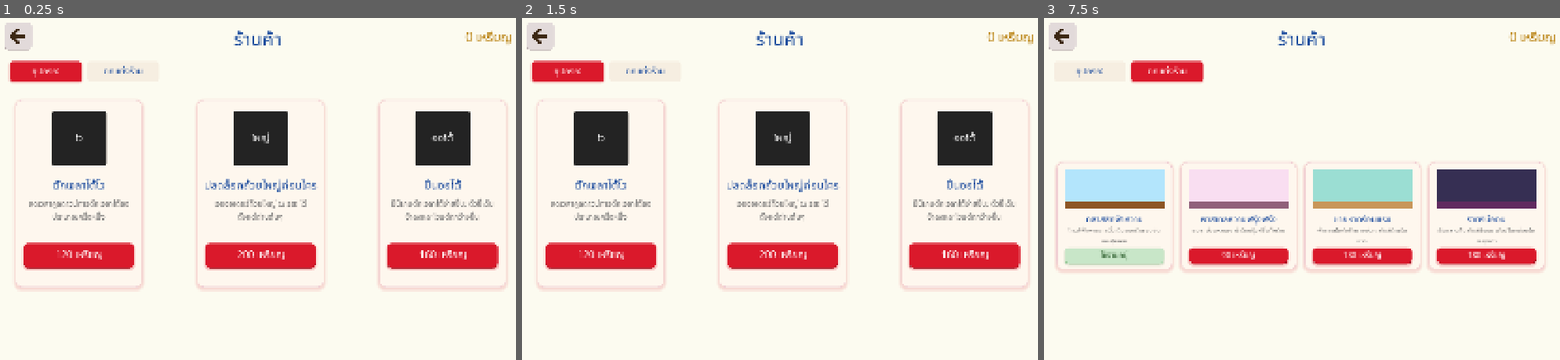
Above: before the commit, frames 1-3 (left to right).
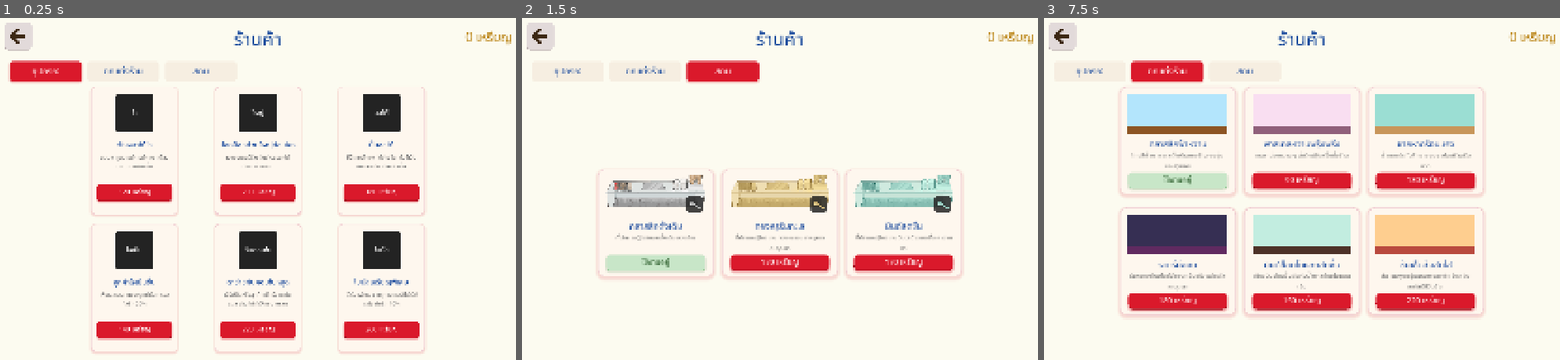
Above: after the commit, the same moments.

Repository: PEKZA007/PROJECT_2D_G4
Game: Godot game, scene res://Shop.tscn
Two runs of this game, one before a commit and one after it. Both use one fixed random seed, a clock stepped at 60 frames per second and the inputs below. This scene is started directly instead of the project's main scene.
Inputs (mouse positions are in pixels of both pictures, inside the frame that each line leads up to):
- Up to frame 1 (0.25 s): no input
- Up to frame 2 (1.5 s): click "120 เหรียญ" at 0.5 s; click (723, 72) at 1.25 s, where only the run after the commit has a clickable "สกิน"
- Up to frame 3 (7.5 s): click (1307, 257) at 2 s, where only the run before the commit has a clickable "200 เหรียญ"; click (1302, 264) at 2.75 s, where only the run after the commit has a clickable "170 เหรียญ"; click (1487, 257) at 3.5 s, where only the run before the commit has a clickable "160 เหรียญ"; click "อุปกรณ์" at 4.25 s; click (1178, 329) at 5 s, where only the run after the commit has a clickable "140 เหรียญ"; click (1302, 329) at 5.75 s, where only the run after the commit has a clickable "220 เหรียญ"; click (1425, 329) at 6.5 s, where only the run after the commit has a clickable "260 เหรียญ"; click "ตกแต่งร้าน" at 7.25 s

The runs differ from the first frame. In frame 1, 23% of the frame differs, in the area x 2-99%, y 14-99%; in frame 2, 21%; in frame 3, 34%, in the area x 2-98%, y 14-88%.

Commit message:
v.2.0.7
add more skill and skin

Diff:
--- a/CursorFX.gd
+++ b/CursorFX.gd
@@ -23,8 +23,14 @@
 }
 
 
+# ตอน "ว่าง" (ไม่ได้ลากรสอะไรอยู่) ใช้ภาพที่ตักตามสกินที่ผู้เล่นสวมใส่อยู่
+# (ระหว่างลากรสชาติ ยังคงใช้สีตามรสจาก BY_FLAVOR เหมือนเดิม ไม่เกี่ยวกับสกิน)
 static func set_empty() -> void:
-	Input.set_custom_mouse_cursor(EMPTY, Input.CURSOR_ARROW, HOTSPOT)
+	var skin: Dictionary = SkinData.get_skin(GameState.equipped_skin)
+	var tex: Texture2D = load(skin.get("cursor_texture", "")) as Texture2D
+	if tex == null:
+		tex = EMPTY
+	Input.set_custom_mouse_cursor(tex, Input.CURSOR_ARROW, HOTSPOT)
 
 
 static func set_flavor(key: String) -> void:
--- a/DecorData.gd
+++ b/DecorData.gd
@@ -48,9 +48,29 @@
 		"combo_color": Color(0.972549, 0.564706, 0.243137, 1),
 		"message_color": Color(0.964706, 0.505882, 0.505882, 1),
 	},
+	"mint_choc": {
+		"name": "มินต์ช็อกโกแลตสดชื่น",
+		"desc": "เขียวมินต์สดชื่นตัดกับน้ำตาลช็อกโกแลตเข้ม",
+		"price": 150,
+		"background": Color(0.760784, 0.929412, 0.878431, 1),
+		"counter": Color(0.301961, 0.196078, 0.156863, 1),
+		"text_color": Color(0.117647, 0.219608, 0.180392, 1),
+		"combo_color": Color(0.0784314, 0.517647, 0.4, 1),
+		"message_color": Color(0.376471, 0.243137, 0.164706, 1),
+	},
+	"sunset_citrus": {
+		"name": "ซันเซ็ตส้มสดใส",
+		"desc": "ส้ม-ชมพูอบอุ่นแบบพระอาทิตย์ตกดิน สดใสมีชีวิตชีวา",
+		"price": 220,
+		"background": Color(0.996078, 0.807843, 0.560784, 1),
+		"counter": Color(0.72549, 0.290196, 0.243137, 1),
+		"text_color": Color(0.294118, 0.121569, 0.0941176, 1),
+		"combo_color": Color(0.827451, 0.184314, 0.243137, 1),
+		"message_color": Color(0.560784, 0.164706, 0.286275, 1),
+	},
 }
 
-const THEME_ORDER := ["classic", "pastel", "tropical", "midnight"]
+const THEME_ORDER := ["classic", "pastel", "tropical", "midnight", "mint_choc", "sunset_citrus"]
 
 
 static func get_theme(key: String) -> Dictionary:
--- a/Game.gd
+++ b/Game.gd
@@ -48,6 +48,7 @@
 
 var is_running := true
 var _space_was_pressed := false
+var _combo_saver_used := false   # ใช้สิทธิ์ "ตาข่ายกันคอมโบหลุด" ไปแล้วในด่านนี้หรือยัง
 
 # --- Scoop cooldown + rhythm challenge state (ใช้เฉพาะตอนตักเจลาโต้) ---
 var scoop_state: int = ScoopState.IDLE
@@ -65,6 +66,7 @@
 # --- Node references (all real nodes, defined in Game.tscn) ---
 @onready var background_rect: ColorRect = $Background
 @onready var counter_rect: ColorRect = $Counter
+@onready var counter_art: TextureRect = $CounterArt
 @onready var run_coins_label: Label = $CoinsLabel
 @onready var progress_label: Label = $ProgressLabel
 @onready var combo_label: Label = $ComboLabel
@@ -103,6 +105,7 @@
 	level = GameState.get_level(level_id)
 	randomize()
 	_apply_decor_theme()
+	_apply_skin()
 
 	for p in CUSTOMER_TEXTURE_PATHS:
 		var tex := load(p)
@@ -152,6 +155,13 @@
 	progress_label.add_theme_color_override("font_color", decor["text_color"])
 	combo_label.add_theme_color_override("font_color", decor["combo_color"])
 	message_label.add_theme_color_override("font_color", decor["message_color"])
+
+
+func _apply_skin() -> void:
+	var skin: Dictionary = SkinData.get_skin(GameState.equipped_skin)
+	var tex: Texture2D = load(skin.get("counter_texture", "")) as Texture2D
+	if tex:
+		counter_art.texture = tex
 
 
 func _setup_audio() -> void:
@@ -317,6 +327,8 @@
 	order_label.text = text
 
 	patience_max = max(12.0, 20.0 - customers_served * 0.3)
+	if GameState.upgrade_patience_boost:
+		patience_max *= 1.2
 	patience_time = patience_max
 	patience_bar.max_value = patience_max
 	patience_bar.value = patience_max
@@ -516,6 +528,8 @@
 		for k in order_toppings:
 			value_sum += int(GelatoData.TOPPINGS[k]["value"])
 		var reward := 5 + value_sum + combo * 3
+		if GameState.upgrade_coin_boost:
+			reward = int(round(reward * 1.1))
 		coins_earned += reward
 		combo += 1
 		max_combo = max(max_combo, combo)
@@ -539,8 +553,12 @@
 
 func _customer_left(satisfied: bool) -> void:
 	if not satisfied:
-		combo = 0
-		message_label.text = "ลูกค้าเดินหนีไปแล้ว"
+		if GameState.upgrade_combo_saver and not _combo_saver_used and combo > 0:
+			_combo_saver_used = true
+			message_label.text = "ลูกค้าเดินหนีไปแล้ว! (ตาข่ายกันคอมโบช่วยไว้)"
+		else:
+			combo = 0
+			message_label.text = "ลูกค้าเดินหนีไปแล้ว"
 		SFX.play("error")
 	customers_served += 1
 	current_order = {}
--- a/GameState.gd
+++ b/GameState.gd
@@ -16,6 +16,9 @@
 var upgrade_fast_scoop := false      # "ตักเจลาโต้ไว" -> ลดเวลาคูลดาวน์การตัก
 var upgrade_expand_counter := false  # "ขยายตู้" -> ถ้วยใส่วัตถุดิบได้เพิ่ม 1 ชิ้น
 var upgrade_auto_churn := false      # "ปั่นออโต้" -> มินิเกมตักเจลาโต้ง่ายขึ้น
+var upgrade_patience_boost := false  # "ลูกค้าใจเย็นขึ้น" -> เพิ่มเวลาอดทนของลูกค้า 20%
+var upgrade_combo_saver := false     # "ตาข่ายกันคอมโบหลุด" -> เสิร์ฟผิดครั้งแรกในด่านไม่ทำคอมโบหลุด
+var upgrade_coin_boost := false      # "โบนัสเหรียญพิเศษ" -> ได้เหรียญจากทุกออเดอร์เพิ่ม 10%
 
 # --- Decor: ธีมตกแต่งร้าน ซื้อ/สวมใส่ได้ในร้านค้า ("classic" ฟรีตั้งแต่แรก) ---
 var owned_decor := {
@@ -23,8 +26,18 @@
 	"pastel": false,
 	"tropical": false,
 	"midnight": false,
+	"mint_choc": false,
+	"sunset_citrus": false,
 }
 var equipped_decor := "classic"
+
+# --- Skins: สกินที่ตัก/เคาน์เตอร์โชว์ของ ซื้อ/สวมใส่ได้ในร้านค้า ("classic" ฟรีตั้งแต่แรก) ---
+var owned_skins := {
+	"classic": true,
+	"gold": false,
+	"mint": false,
+}
+var equipped_skin := "classic"
 
 # --- Levels ---
 # stars: 0-3, unlocked: bool, max_order_size: จำนวนรสเจลาโต้สูงสุดต่อออเดอร์
@@ -102,6 +115,12 @@
 		upgrade_expand_counter = true
 	elif key == "auto":
 		upgrade_auto_churn = true
+	elif key == "patience_boost":
+		upgrade_patience_boost = true
+	elif key == "combo_saver":
+		upgrade_combo_saver = true
+	elif key == "coin_boost":
+		upgrade_coin_boost = true
 	save_game()
 	return true
 
@@ -124,14 +143,39 @@
 	save_game()
 
 
+func buy_skin(key: String, price: int) -> bool:
+	if owned_skins.get(key, false):
+		return false
+	if coins < price:
+		return false
+	coins -= price
+	owned_skins[key] = true
+	save_game()
+	return true
+
+
+func equip_skin(key: String) -> void:
+	if not owned_skins.get(key, false):
+		return
+	equipped_skin = key
+	save_game()
+
+
 # มีความคืบหน้าที่จะเสียไปหรือยัง (ใช้ตัดสินใจว่าต้องถามยืนยันก่อนกด "เกมใหม่" หรือเปล่า)
 func has_progress() -> bool:
 	if coins > 0 or upgrade_fast_scoop or upgrade_expand_counter or upgrade_auto_churn:
 		return true
+	if upgrade_patience_boost or upgrade_combo_saver or upgrade_coin_boost:
+		return true
 	if equipped_decor != "classic":
 		return true
 	for k in owned_decor.keys():
 		if k != "classic" and owned_decor[k]:
+			return true
+	if equipped_skin != "classic":
+		return true
+	for k in owned_skins.keys():
+		if k != "classic" and owned_skins[k]:
 			return true
 	if levels[0]["stars"] > 0:
 		return true
@@ -148,9 +192,15 @@
 	upgrade_fast_scoop = false
 	upgrade_expand_counter = false
 	upgrade_auto_churn = false
+	upgrade_patience_boost = false
+	upgrade_combo_saver = false
+	upgrade_coin_boost = false
 	for k in owned_decor.keys():
 		owned_decor[k] = (k == "classic")
 	equipped_decor = "classic"
+	for k in owned_skins.keys():
+		owned_skins[k] = (k == "classic")
+	equipped_skin = "classic"
 	seen_chapters.clear()
 	for i in levels.size():
 		levels[i]["stars"] = 0
@@ -193,8 +243,13 @@
 		"upgrade_fast_scoop": upgrade_fast_scoop,
 		"upgrade_expand_counter": upgrade_expand_counter,
 		"upgrade_auto_churn": upgrade_auto_churn,
+		"upgrade_patience_boost": upgrade_patience_boost,
+		"upgrade_combo_saver": upgrade_combo_saver,
+		"upgrade_coin_boost": upgrade_coin_boost,
 		"owned_decor": owned_decor,
 		"equipped_decor": equipped_decor,
+		"owned_skins": owned_skins,
+		"equipped_skin": equipped_skin,
 		"levels": levels,
 		"seen_chapters": seen_chapters,
 		"sfx_enabled": sfx_enabled,
@@ -224,6 +279,9 @@
 	upgrade_fast_scoop = bool(parsed.get("upgrade_fast_scoop", upgrade_fast_scoop))
 	upgrade_expand_counter = bool(parsed.get("upgrade_expand_counter", upgrade_expand_counter))
 	upgrade_auto_churn = bool(parsed.get("upgrade_auto_churn", upgrade_auto_churn))
+	upgrade_patience_boost = bool(parsed.get("upgrade_patience_boost", upgrade_patience_boost))
+	upgrade_combo_saver = bool(parsed.get("upgrade_combo_saver", upgrade_combo_saver))
+	upgrade_coin_boost = bool(parsed.get("upgrade_coin_boost", upgrade_coin_boost))
 
 	var loaded_decor = parsed.get("owned_decor", null)
 	if typeof(loaded_decor) == TYPE_DICTIONARY:
@@ -235,6 +293,16 @@
 	if not owned_decor.get(equipped_decor, false):
 		equipped_decor = "classic"
 
+	var loaded_skins = parsed.get("owned_skins", null)
+	if typeof(loaded_skins) == TYPE_DICTIONARY:
+		for k in loaded_skins.keys():
+			if owned_skins.has(k):
+				owned_skins[k] = bool(loaded_skins[k])
+	owned_skins["classic"] = true
+	equipped_skin = str(parsed.get("equipped_skin", equipped_skin))
+	if not owned_skins.get(equipped_skin, false):
+		equipped_skin = "classic"
+
 	# เก็บเฉพาะ "stars" กับ "unlocked" ของแต่ละด่าน ไม่แตะพารามิเตอร์ออกแบบด่าน
 	# (target_customers/max_order_size) เผื่ออนาคตปรับสมดุลด่านใหม่
 	var loaded_levels = parsed.get("levels", null)
--- a/Shop.gd
+++ b/Shop.gd
@@ -9,6 +9,9 @@
 	{"key": "fast_scoop", "icon": "ไว", "title": "ตักเจลาโต้ไว", "desc": "ลดเวลาคูลดาวน์การตักเจลาโต้ลงประมาณครึ่งหนึ่ง", "price": 120},
 	{"key": "expand_counter", "icon": "ใหญ่", "title": "ปลดล็อกถ้วยใหญ่ก่อนใคร", "desc": "เจอออเดอร์ถ้วยใหญ่ (2 รส) ได้ ตั้งแต่ด่านต้นๆ", "price": 200},
 	{"key": "auto", "icon": "ออโต้", "title": "ปั่นออโต้", "desc": "มินิเกมตักเจลาโต้ง่ายขึ้น: ตัวชี้เดินช้าลงและโซนตักกว้างขึ้น", "price": 160},
+	{"key": "patience_boost", "icon": "ใจเย็น", "title": "ลูกค้าใจเย็นขึ้น", "desc": "เพิ่มเวลาอดทนของลูกค้าในการรอคิวอีก 20%", "price": 140},
+	{"key": "combo_saver", "icon": "กันคอมโบ", "title": "ตาข่ายกันคอมโบหลุด", "desc": "เสิร์ฟผิดหรือลูกค้าหนีครั้งแรกในแต่ละด่าน ไม่ทำให้คอมโบหลุด", "price": 220},
+	{"key": "coin_boost", "icon": "โบนัส", "title": "โบนัสเหรียญพิเศษ", "desc": "ได้รับเหรียญจากทุกออเดอร์ที่เสิร์ฟถูกใจเพิ่มอีก 10%", "price": 260},
 ]
 
 const TAB_STYLE_INACTIVE := preload("res://theme/style_tab_button.tres")
@@ -20,18 +23,26 @@
 @onready var coin_label: Label = $CoinLabel
 @onready var tab_equipment_button: Button = $Tabs/EquipmentTabButton
 @onready var tab_decor_button: Button = $Tabs/DecorTabButton
+@onready var tab_skin_button: Button = $Tabs/SkinTabButton
 @onready var equipment_page: Control = $EquipmentPage
 @onready var decor_page: Control = $DecorPage
+@onready var skin_page: Control = $SkinPage
 
 @onready var equipment_cards: Array = [
 	$EquipmentPage/Card1, $EquipmentPage/Card2, $EquipmentPage/Card3,
+	$EquipmentPage/Card4, $EquipmentPage/Card5, $EquipmentPage/Card6,
 ]
 @onready var decor_cards: Array = [
-	$DecorPage/Card1, $DecorPage/Card2, $DecorPage/Card3, $DecorPage/Card4,
+	$DecorPage/Card1, $DecorPage/Card2, $DecorPage/Card3,
+	$DecorPage/Card4, $DecorPage/Card5, $DecorPage/Card6,
+]
+@onready var skin_cards: Array = [
+	$SkinPage/Card1, $SkinPage/Card2, $SkinPage/Card3,
 ]
 @onready var tab_buttons: Dictionary = {
 	"equipment": tab_equipment_button,
 	"decor": tab_decor_button,
+	"skin": tab_skin_button,
 }
 
 
@@ -40,12 +51,16 @@
 	back_button.pressed.connect(func(): get_tree().change_scene_to_file("res://LevelSelect.tscn"))
 	tab_equipment_button.pressed.connect(func(): _switch_tab("equipment"))
 	tab_decor_button.pressed.connect(func(): _switch_tab("decor"))
+	tab_skin_button.pressed.connect(func(): _switch_tab("skin"))
 
 	for c in equipment_cards:
 		c.buy_pressed.connect(_on_buy_equipment)
 	for c in decor_cards:
 		c.buy_pressed.connect(_on_buy_decor)
 		c.equip_pressed.connect(_on_equip_decor)
+	for c in skin_cards:
+		c.buy_pressed.connect(_on_buy_skin)
+		c.equip_pressed.connect(_on_equip_skin)
 
 	_refresh_all()
 	_switch_tab("equipment")
@@ -54,6 +69,7 @@
 func _switch_tab(tab: String) -> void:
 	equipment_page.visible = (tab == "equipment")
 	decor_page.visible = (tab == "decor")
+	skin_page.visible = (tab == "skin")
 
 	for key in tab_buttons.keys():
 		var btn: Button = tab_buttons[key]
@@ -89,6 +105,13 @@
 		var equipped: bool = GameState.equipped_decor == key
 		decor_cards[i].configure(key, info, owned, equipped)
 
+	for i in skin_cards.size():
+		var key: String = SkinData.SKIN_ORDER[i]
+		var info: Dictionary = SkinData.SKINS[key]
+		var owned: bool = GameState.owned_skins.get(key, false)
+		var equipped: bool = GameState.equipped_skin == key
+		skin_cards[i].configure(key, info, owned, equipped)
+
 
 func _on_buy_equipment(key: String, price: int) -> void:
 	if not GameState.buy_equipment(key, price):
@@ -110,3 +133,18 @@
 	GameState.equip_decor(key)
 	SFX.play("click")
 	_refresh_all()
+
+
+func _on_buy_skin(key: String, price: int) -> void:
+	if not GameState.buy_skin(key, price):
+		SFX.play("error")
+		return
+	SFX.play("coin")
+	_refresh_all()
+
+
+func _on_equip_skin(key: String) -> void:
+	GameState.equip_skin(key)
+	SFX.play("click")
+	_refresh_all()
+	CursorFX.set_empty()
--- a/Shop.tscn
+++ b/Shop.tscn
@@ -7,6 +7,7 @@
 [ext_resource type="StyleBoxFlat" path="res://theme/style_tab_button_active.tres" id="7"]
 [ext_resource type="PackedScene" path="res://DecorCard.tscn" id="8"]
 [ext_resource type="Texture2D" path="res://assets/icons/arrow_back.svg" id="9"]
+[ext_resource type="PackedScene" path="res://SkinCard.tscn" id="10"]
 
 [node name="Shop" type="Node2D"]
 script = ExtResource("1")
@@ -58,7 +59,7 @@
 [node name="Tabs" type="HBoxContainer" parent="."]
 offset_left = 200.625
 offset_top = 151.875
-offset_right = 875.625
+offset_right = 900.0
 offset_bottom = 212.625
 theme_override_constants/separation = 17
 
@@ -86,6 +87,18 @@
 theme_override_colors/font_focus_color = Color(0.105882, 0.294118, 0.615686, 1)
 text = "ตกแต่งร้าน"
 
+[node name="SkinTabButton" type="Button" parent="Tabs"]
+custom_minimum_size = Vector2(219.375, 60.75)
+theme_override_styles/normal = ExtResource("3")
+theme_override_styles/hover = ExtResource("3")
+theme_override_styles/pressed = ExtResource("3")
+theme_override_font_sizes/font_size = 27
+theme_override_colors/font_color = Color(0.105882, 0.294118, 0.615686, 1)
+theme_override_colors/font_hover_color = Color(0.105882, 0.294118, 0.615686, 1)
+theme_override_colors/font_pressed_color = Color(0.105882, 0.294118, 0.615686, 1)
+theme_override_colors/font_focus_color = Color(0.105882, 0.294118, 0.615686, 1)
+text = "สกิน"
+
 [node name="EquipmentPage" type="Control" parent="."]
 offset_left = 0.0
 offset_right = 1920.0
@@ -93,22 +106,46 @@
 mouse_filter = 2
 
 [node name="Card1" parent="EquipmentPage" instance=ExtResource("5")]
-offset_left = 217.5
-offset_top = 270.0
-offset_right = 605.625
-offset_bottom = 843.75
+offset_left = 450.0
+offset_top = 230.0
+offset_right = 838.125
+offset_bottom = 803.75
+scale = Vector2(0.68, 0.68)
 
 [node name="Card2" parent="EquipmentPage" instance=ExtResource("5")]
-offset_left = 774.375
-offset_top = 270.0
-offset_right = 1162.5
-offset_bottom = 843.75
+offset_left = 828.0
+offset_top = 230.0
+offset_right = 1216.125
+offset_bottom = 803.75
+scale = Vector2(0.68, 0.68)
 
 [node name="Card3" parent="EquipmentPage" instance=ExtResource("5")]
-offset_left = 1331.25
-offset_top = 270.0
-offset_right = 1719.375
-offset_bottom = 843.75
+offset_left = 1206.0
+offset_top = 230.0
+offset_right = 1594.125
+offset_bottom = 803.75
+scale = Vector2(0.68, 0.68)
+
+[node name="Card4" parent="EquipmentPage" instance=ExtResource("5")]
+offset_left = 450.0
+offset_top = 650.0
+offset_right = 838.125
+offset_bottom = 1223.75
+scale = Vector2(0.68, 0.68)
+
+[node name="Card5" parent="EquipmentPage" instance=ExtResource("5")]
+offset_left = 828.0
+offset_top = 650.0
+offset_right = 1216.125
+offset_bottom = 1223.75
+scale = Vector2(0.68, 0.68)
+
+[node name="Card6" parent="EquipmentPage" instance=ExtResource("5")]
+offset_left = 1206.0
+offset_top = 650.0
+offset_right = 1594.125
+offset_bottom = 1223.75
+scale = Vector2(0.68, 0.68)
 
 [node name="DecorPage" type="Control" parent="."]
 offset_left = 0.0
@@ -118,25 +155,62 @@
 mouse_filter = 2
 
 [node name="Card1" parent="DecorPage" instance=ExtResource("8")]
-offset_left = 209.062
-offset_top = 460.0
-offset_right = 563.438
-offset_bottom = 789.062
+offset_left = 403.0
+offset_top = 230.0
+offset_right = 757.375
+offset_bottom = 559.062
 
 [node name="Card2" parent="DecorPage" instance=ExtResource("8")]
-offset_left = 588.75
-offset_top = 460.0
-offset_right = 943.125
-offset_bottom = 789.062
+offset_left = 782.688
+offset_top = 230.0
+offset_right = 1137.062
+offset_bottom = 559.062
 
 [node name="Card3" parent="DecorPage" instance=ExtResource("8")]
-offset_left = 968.438
-offset_top = 460.0
-offset_right = 1322.812
-offset_bottom = 789.062
+offset_left = 1162.375
+offset_top = 230.0
+offset_right = 1516.75
+offset_bottom = 559.062
 
 [node name="Card4" parent="DecorPage" instance=ExtResource("8")]
-offset_left = 1348.125
-offset_top = 460.0
-offset_right = 1702.5
-offset_bottom = 789.062
+offset_left = 403.0
+offset_top = 599.0
+offset_right = 757.375
+offset_bottom = 928.062
+
+[node name="Card5" parent="DecorPage" instance=ExtResource("8")]
+offset_left = 782.688
+offset_top = 599.0
+offset_right = 1137.062
+offset_bottom = 928.062
+
+[node name="Card6" parent="DecorPage" instance=ExtResource("8")]
+offset_left = 1162.375
+offset_top = 599.0
+offset_right = 1516.75
+offset_bottom = 928.062
+
+[node name="SkinPage" type="Control" parent="."]
+offset_left = 0.0
+offset_right = 1920.0
+offset_bottom = 1080.0
+visible = false
+mouse_filter = 2
+
+[node name="Card1" parent="SkinPage" instance=ExtResource("10")]
+offset_left = 403.0
+offset_top = 482.0
+offset_right = 757.375
+offset_bottom = 811.062
+
+[node name="Card2" parent="SkinPage" instance=ExtResource("10")]
+offset_left = 782.688
+offset_top = 482.0
+offset_right = 1137.062
+offset_bottom = 811.062
+
+[node name="Card3" parent="SkinPage" instance=ExtResource("10")]
+offset_left = 1162.375
+offset_top = 482.0
+offset_right = 1516.75
+offset_bottom = 811.062
--- /dev/null
+++ b/SkinCard.gd
@@ -0,0 +1,75 @@
+extends Control
+class_name SkinCard
+
+# การ์ดสกินหนึ่งใบ ในแท็บ "สกิน" ของร้านค้า
+# มี 3 สถานะ: ยังไม่ปลดล็อก (ซื้อ) / ปลดล็อกแล้วแต่ยังไม่ได้ใช้ (สวมใส่) / กำลังใช้งานอยู่
+
+signal buy_pressed(skin_key: String, price: int)
+signal equip_pressed(skin_key: String)
+
+const OWNED_STYLE := preload("res://theme/style_owned_button.tres")
+const LOCKED_STYLE := preload("res://theme/style_locked_button.tres")
+const BUY_STYLE := preload("res://theme/style_dark_button.tres")
+
+@onready var swatch_counter: TextureRect = $SwatchCounter
+@onready var swatch_cursor: TextureRect = $CursorBadge/SwatchCursor
+@onready var name_label: Label = $NameLabel
+@onready var desc_label: Label = $DescLabel
+@onready var action_button: Button = $ActionButton
+
+var skin_key: String = ""
+var skin_price: int = 0
+var _owned: bool = false
+var _equipped: bool = false
+
+
+func _ready() -> void:
+	action_button.pressed.connect(_on_pressed)
+
+
+func configure(key: String, info: Dictionary, owned: bool, equipped: bool) -> void:
+	skin_key = key
+	skin_price = int(info.get("price", 0))
+	_owned = owned
+	_equipped = equipped
+
+	swatch_counter.texture = load(info["counter_thumb"])
+	swatch_cursor.texture = load(info["cursor_texture"])
+	name_label.text = info["name"]
+	desc_label.text = info["desc"]
+
+	if equipped:
+		action_button.text = "ใช้งานอยู่"
+		action_button.disabled = true
+		_set_button_style(OWNED_STYLE)
+		action_button.add_theme_color_override("font_disabled_color", Color8(40, 90, 40))
+	elif owned:
+		action_button.text = "ใช้สกินนี้"
+		action_button.disabled = false
+		_set_button_style(LOCKED_STYLE)
+		action_button.add_theme_color_override("font_color", Color(0.105882, 0.294118, 0.615686, 1))
+		action_button.add_theme_color_override("font_hover_color", Color(0.105882, 0.294118, 0.615686, 1))
+		action_button.add_theme_color_override("font_pressed_color", Color(0.105882, 0.294118, 0.615686, 1))
+	else:
+		action_button.text = "%d เหรียญ" % skin_price
+		action_button.disabled = false
+		_set_button_style(BUY_STYLE)
+		action_button.add_theme_color_override("font_color", Color.WHITE)
+		action_button.add_theme_color_override("font_hover_color", Color.WHITE)
+		action_button.add_theme_color_override("font_pressed_color", Color.WHITE)
+
+
+func _on_pressed() -> void:
+	if _equipped:
+		return
+	if _owned:
+		equip_pressed.emit(skin_key)
+	else:
+		buy_pressed.emit(skin_key, skin_price)
+
+
+func _set_button_style(style: StyleBox) -> void:
+	action_button.add_theme_stylebox_override("normal", style)
+	action_button.add_theme_stylebox_override("hover", style)
+	action_button.add_theme_stylebox_override("pressed", style)
+	action_button.add_theme_stylebox_override("disabled", style)
--- /dev/null
+++ b/SkinCard.tscn
@@ -0,0 +1,73 @@
+[gd_scene load_steps=4 format=3]
+
+[ext_resource type="Script" path="res://SkinCard.gd" id="1"]
+[ext_resource type="StyleBoxFlat" path="res://theme/style_card_panel.tres" id="2"]
+
+[sub_resource type="StyleBoxFlat" id="CursorBadgeStyle"]
+bg_color = Color(0.137255, 0.137255, 0.137255, 0.85)
+corner_radius_top_left = 10
+corner_radius_top_right = 10
+corner_radius_bottom_left = 10
+corner_radius_bottom_right = 10
+
+[node name="SkinCard" type="Control"]
+offset_right = 354.375
+offset_bottom = 329.062
+script = ExtResource("1")
+
+[node name="Background" type="Panel" parent="."]
+offset_right = 354.375
+offset_bottom = 329.062
+theme_override_styles/panel = ExtResource("2")
+
+[node name="SwatchCounter" type="TextureRect" parent="."]
+clip_contents = true
+offset_left = 25.312
+offset_top = 20.25
+offset_right = 329.062
+offset_bottom = 118.125
+expand_mode = 1
+stretch_mode = 6
+
+[node name="CursorBadge" type="Panel" parent="."]
+offset_left = 271.0
+offset_top = 82.0
+offset_right = 321.0
+offset_bottom = 132.0
+theme_override_styles/panel = SubResource("CursorBadgeStyle")
+
+[node name="SwatchCursor" type="TextureRect" parent="CursorBadge"]
+offset_left = 6.0
+offset_top = 6.0
+offset_right = 44.0
+offset_bottom = 44.0
+expand_mode = 1
+stretch_mode = 5
+
+[node name="NameLabel" type="Label" parent="."]
+offset_top = 155.25
+offset_right = 354.375
+offset_bottom = 190.125
+theme_override_font_sizes/font_size = 27
+theme_override_colors/font_color = Color(0.105882, 0.294118, 0.615686, 1)
+horizontal_alignment = 1
+text = "สกิน"
+
+[node name="DescLabel" type="Label" parent="."]
+offset_left = 25.312
+offset_top = 194.0
+offset_right = 329.062
+offset_bottom = 254.0
+theme_override_font_sizes/font_size = 19
+theme_override_colors/font_color = Color(0.431373, 0.431373, 0.431373, 1)
+horizontal_alignment = 1
+autowrap_mode = 2
+text = "คำอธิบาย"
+
+[node name="ActionButton" type="Button" parent="."]
+offset_left = 25.312
+offset_top = 262.0
+offset_right = 329.062
+offset_bottom = 312.188
+theme_override_font_sizes/font_size = 24
+text = "0 เหรียญ"
--- /dev/null
+++ b/SkinData.gd
@@ -0,0 +1,42 @@
+extends RefCounted
+class_name SkinData
+
+# ------------------------------------------------------------
+#  สกินร้านค้า (ซื้อ/สวมใส่ได้ในแท็บ "สกิน" ของร้านค้า)
+#  แต่ละสกินเปลี่ยนภาพ "ที่ตักไอศกรีม" (เคอร์เซอร์ตอนไม่ได้ลากอะไรอยู่)
+#  และภาพ "ตู้โชว์ไอศกรีม" (กรอบเคาน์เตอร์กระจก) ในฉาก Game.tscn
+#  "classic" คือค่าเริ่มต้นฟรี ใช้ภาพเดิมของเกมทุกประการ (ไม่กระทบผู้เล่นเดิม)
+# ------------------------------------------------------------
+
+const SKINS := {
+	"classic": {
+		"name": "คลาสสิกดั้งเดิม",
+		"desc": "ที่ตักและตู้โชว์แบบดั้งเดิมของร้าน",
+		"price": 0,
+		"counter_texture": "res://assets/gelato/cabinet/counter_with_gelato.png",
+		"counter_thumb": "res://assets/gelato/cabinet/skin_classic_counter_thumb.png",
+		"cursor_texture": "res://assets/icons/cursor/cursor_empty.png",
+	},
+	"gold": {
+		"name": "ทองหรูริมทะเล",
+		"desc": "ที่ตักและตู้โชว์โทนทอง-บรอนซ์ หรูหราสะดุดตา",
+		"price": 170,
+		"counter_texture": "res://assets/gelato/cabinet/skin_gold_counter.png",
+		"counter_thumb": "res://assets/gelato/cabinet/skin_gold_counter_thumb.png",
+		"cursor_texture": "res://assets/icons/cursor/skin_gold_cursor.png",
+	},
+	"mint": {
+		"name": "มินต์สดชื่น",
+		"desc": "ที่ตักและตู้โชว์โทนมินต์เขียวสดชื่น สะอาดตา",
+		"price": 170,
+		"counter_texture": "res://assets/gelato/cabinet/skin_mint_counter.png",
+		"counter_thumb": "res://assets/gelato/cabinet/skin_mint_counter_thumb.png",
+		"cursor_texture": "res://assets/icons/cursor/skin_mint_cursor.png",
+	},
+}
+
+const SKIN_ORDER := ["classic", "gold", "mint"]
+
+
+static func get_skin(key: String) -> Dictionary:
+	return SKINS.get(key, SKINS["classic"])
Not shown: 1 places in Shop.tscn that only renumber resources
Not shown, added: SkinCard.gd.uid
Not shown, added: SkinData.gd.uid
Binary file added: assets/gelato/cabinet/skin_classic_counter_thumb.png
Not shown, added: assets/gelato/cabinet/skin_classic_counter_thumb.png.import
Binary file added: assets/gelato/cabinet/skin_gold_counter.png
Not shown, added: assets/gelato/cabinet/skin_gold_counter.png.import
Binary file added: assets/gelato/cabinet/skin_gold_counter_thumb.png
Not shown, added: assets/gelato/cabinet/skin_gold_counter_thumb.png.import
Binary file added: assets/gelato/cabinet/skin_mint_counter.png
Not shown, added: assets/gelato/cabinet/skin_mint_counter.png.import
Binary file added: assets/gelato/cabinet/skin_mint_counter_thumb.png
(and 6 more such lines)
